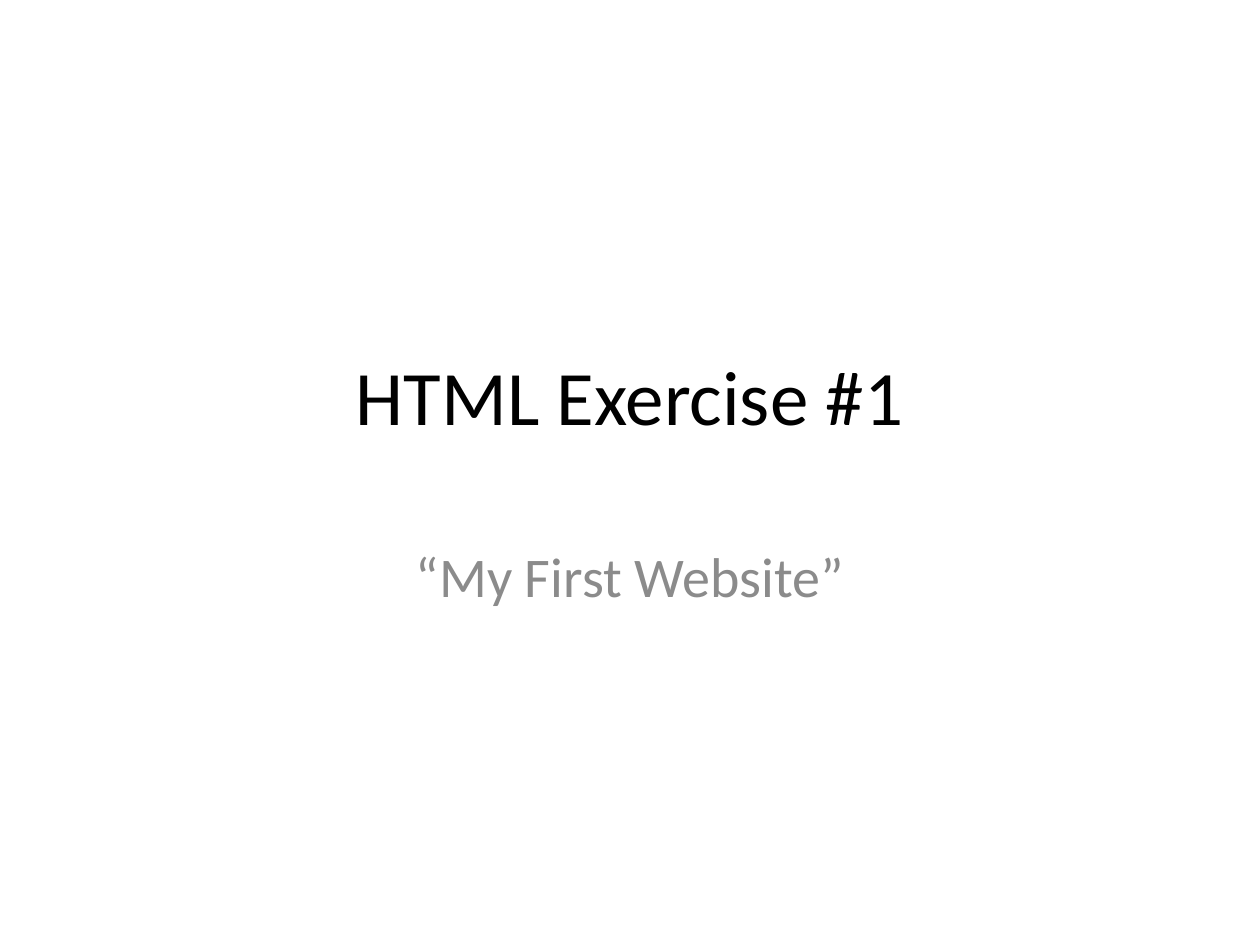
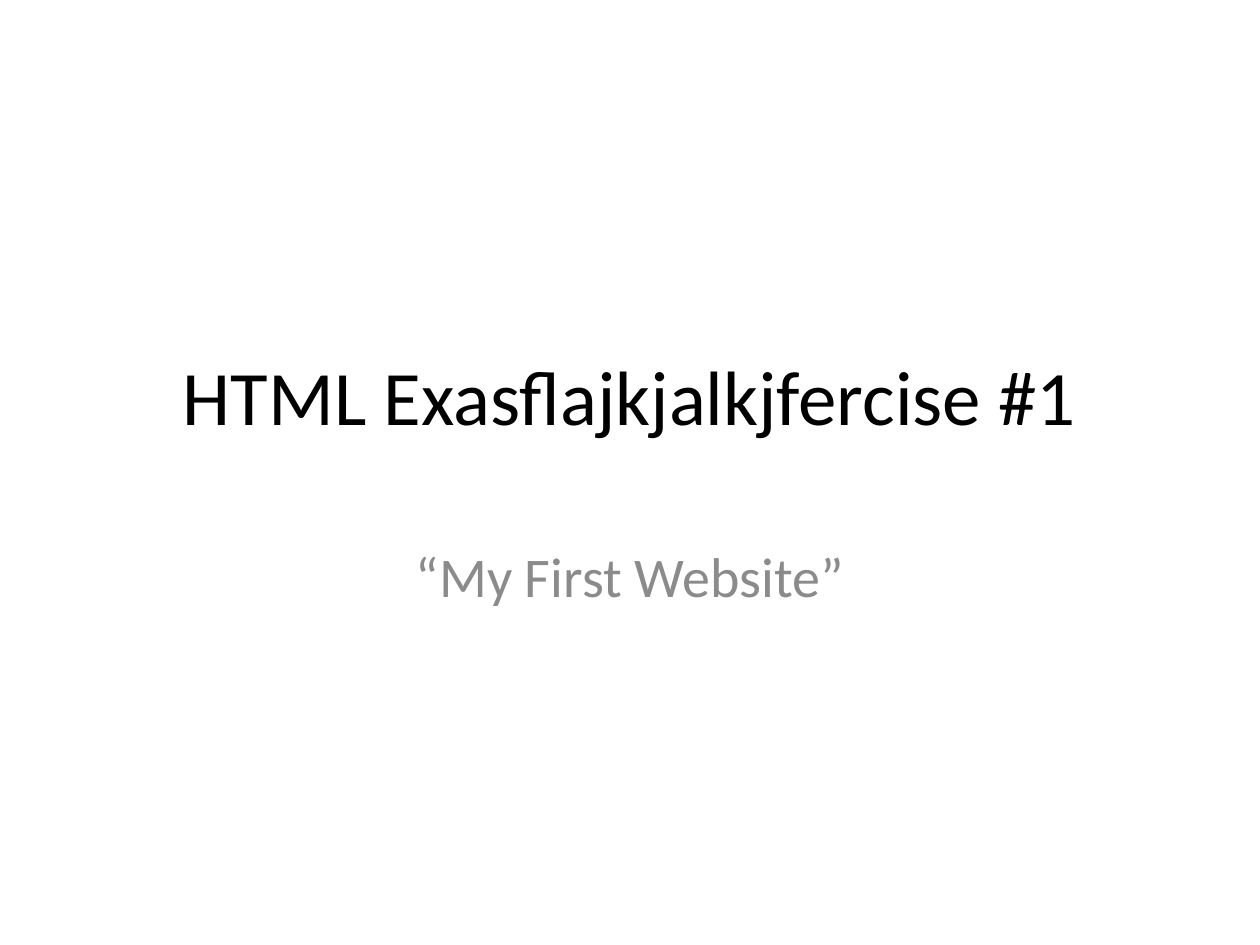
Before and after one commit to COMET-The-Future/Rivera, a slide deck: slide 1 of Week1/Exercise - My First Website.pptx. Drawn at 1260x945 pixels with LibreOffice and Linux fonts; fonts in the diff are those of the drawing. Boxes give left, top, right and bottom in pixels: in the first picture for what was removed or moved away, otherwise in the second. Text is boxed around its words. In the diff, an @@ line names an element or a change of style, - is before the commit and + after.

```diff
--- a/Week1/Exercise - My First Website.pptx
+++ b/Week1/Exercise - My First Website.pptx
@@ title at (x1=183, y1=371, x2=1075, y2=439): text changed @@
-HTML Exercise #1
+HTML Exasflajkjalkjfercise #1
```
